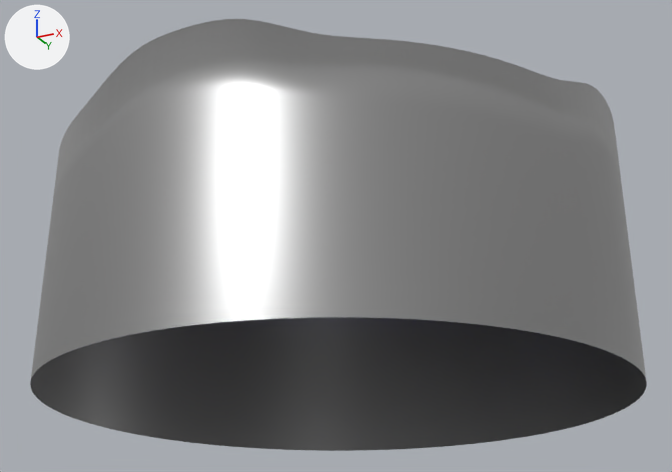
Before and after pictures for a commit that changed the FBX model Renders/Sci-fi/JumpPad.fbx.
The view is the same before and after, from a 50 mm lens placed at (1.39, -2.8, -0.65), pointed at (0.01, -0.05, 0.59). The axes (+X, +Y, +Z) are drawn at upper left. The lights are the same throughout.

The first picture shows 'Окружность'.
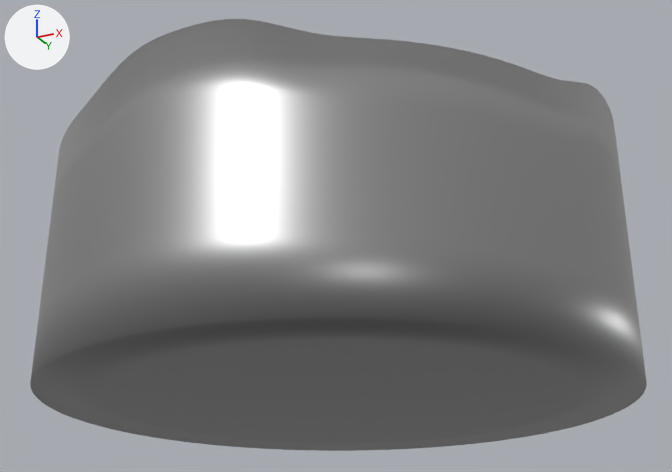
Commit message: Fix empty jump pad bottom

What differs and where, as boxes (x1, y1, x2, y2) in the pictures (672 x 472 px):
part 1 of me_окружность_001, added
    after: (30, 317, 647, 451)

The edits, one by one:
me_окружность_001 is used by ob_окружность; location (0.0, 0.0, 0.0).
me_окружность_001 had 4801 vertices, 4736 faces and spanned x -0.99..0.99, y -0.99..0.99, z 0.0..0.94.
me_окружность_001 now has 5378 vertices, 5376 faces and spans x -0.99..0.99, y -0.99..0.99, z 0.0..0.94.
me_окружность_001 part 1: 577 vertices added at x -0.79..0.79, y -0.79..0.79, z 0.0.
